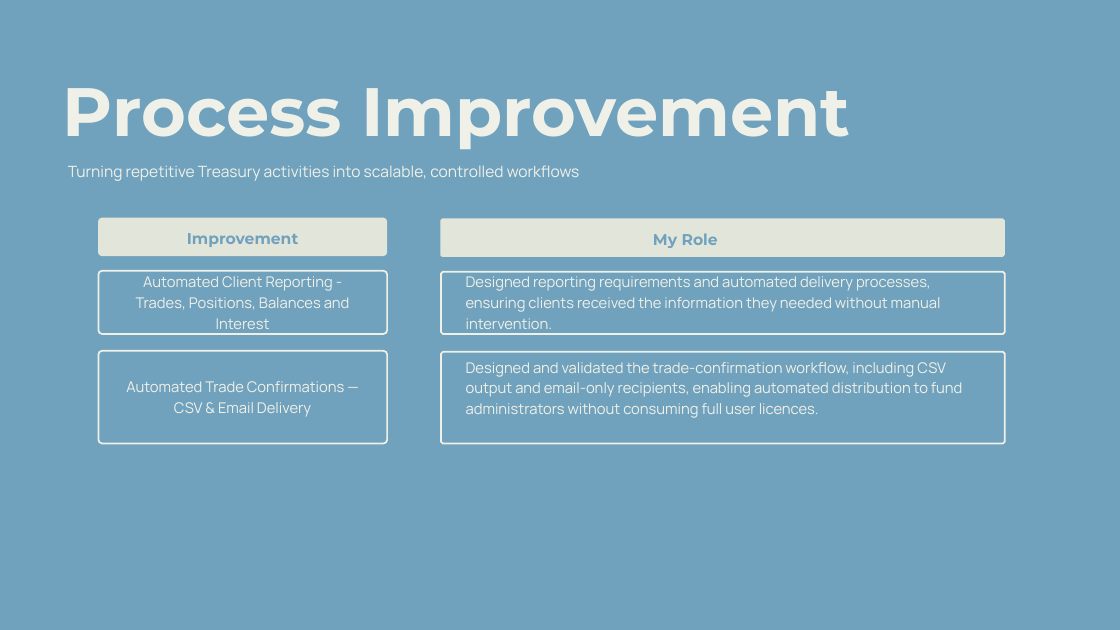
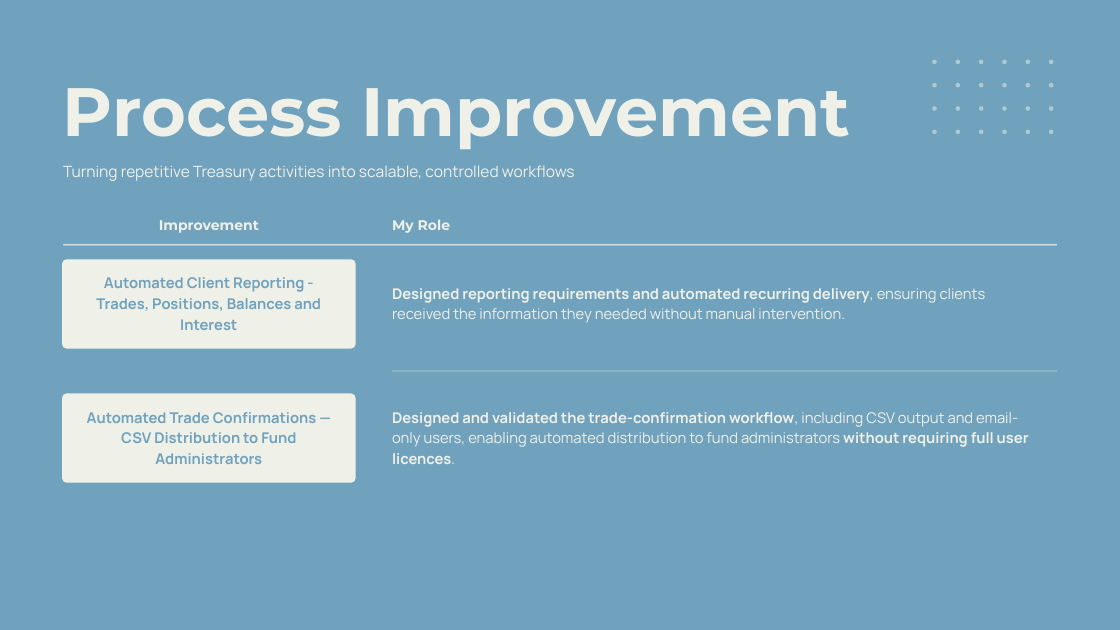
Before and after one commit to sgarciapuga/Work_Portfolio, a slide deck: slide 19 of docs/kyriba-transformation/presentation/kyriba-transformation.pptx. Drawn at 1120x630 pixels with LibreOffice and Linux fonts; fonts in the diff are those of the drawing. Boxes give left, top, right and bottom in pixels: in the first picture for what was removed or moved away, otherwise in the second. Text is boxed around its words. In the diff, an @@ line names an element or a change of style, - is before the commit and + after.

```diff
--- a/docs/kyriba-transformation/presentation/kyriba-transformation.pptx
+++ b/docs/kyriba-transformation/presentation/kyriba-transformation.pptx
@@ freeform shape added at <box>932,59,1054,134</box>, fill #EFF1E8 at 50% opacity @@
@@ text "Turning repetitive Treasury activities into ...": place and size @@
-text "Turning repetitive Treasury activities into ..." at <box>68,165,580,181</box>
+text "Turning repetitive Treasury activities into ..." at <box>63,165,575,181</box>
@@ text "Improvement": place and size @@
-text "Improvement" at <box>187,233,298,247</box>
+text "Improvement" at <box>159,220,259,233</box>
@@ text "Improvement" at <box>159,220,259,233</box>: size 20 to 18 pt, text colour #70A1BD to #EFF1E8; line spacing 28pt to 25.2pt @@
@@ freeform shape removed at <box>98,218,387,256</box> @@
@@ text "My Role": place and size @@
-text "My Role" at <box>653,233,718,248</box>
+text "My Role" at <box>392,219,451,233</box>
@@ text "My Role" at <box>392,219,451,233</box>: size 20 to 18 pt, text colour #70A1BD to #EFF1E8; alignment centre to left; line spacing 28pt to 25.2pt @@
@@ freeform shape removed at <box>440,218,1005,256</box> @@
@@ freeform shape: place and size @@
-freeform shape at <box>99,271,388,334</box>
+freeform shape at <box>63,260,354,348</box>
@@ freeform shape at <box>63,260,354,348</box>: fill #70A1BD to #EFF1E8 @@
@@ freeform shape added at <box>63,244,1057,245</box>, fill #EFF1E8 at 70% opacity @@
@@ text "Automated Client Reporting - Trades, ...": place and size @@
-text "Automated Client Reporting - Trades, ..." at <box>136,276,350,334</box>
+text "Automated Client Reporting - Trades, ..." at <box>96,277,321,330</box>
@@ text "Automated Client Reporting - Trades, ..." at <box>96,277,321,330</box>: text colour #EFF1E8 to #70A1BD, bold on @@
@@ text at <box>392,288,986,323</box>: text changed @@
-Designed reporting requirements and automated delivery processes, ensuring clients received the information they needed without manual intervention.
+Designed reporting requirements and automated recurring delivery, ensuring clients received the information they needed without manual intervention.
@@ freeform shape removed at <box>441,272,1005,334</box> @@
@@ freeform shape: place and size @@
-freeform shape at <box>441,352,1005,444</box>
+freeform shape at <box>392,370,1057,371</box>
@@ freeform shape at <box>392,370,1057,371</box>: fill #70A1BD to #EFF1E8 at 35% opacity; outline #EFF1E8 2.25 pt to none @@
@@ freeform shape at <box>63,394,354,482</box>: fill #70A1BD to #EFF1E8 @@
@@ freeform shape: place and size @@
-freeform shape at <box>99,351,388,443</box>
+freeform shape at <box>63,394,354,482</box>
@@ text at <box>87,412,317,464</box>: text changed; text colour #EFF1E8 to #70A1BD; bold on @@
-Automated Trade Confirmations — CSV & Email Delivery
+Automated Trade Confirmations — CSV Distribution to Fund Administrators
@@ text at <box>392,412,1029,464</box>: text changed @@
-Designed and validated the trade-confirmation workflow, including CSV output and email-only recipients, enabling automated distribution to fund administrators without consuming full user licences.
+Designed and validated the trade-confirmation workflow, including CSV output and email-only users, enabling automated distribution to fund administrators without requiring full user licences.
```
Also in this commit, not shown: 18 other slides changed, 19 other files.
